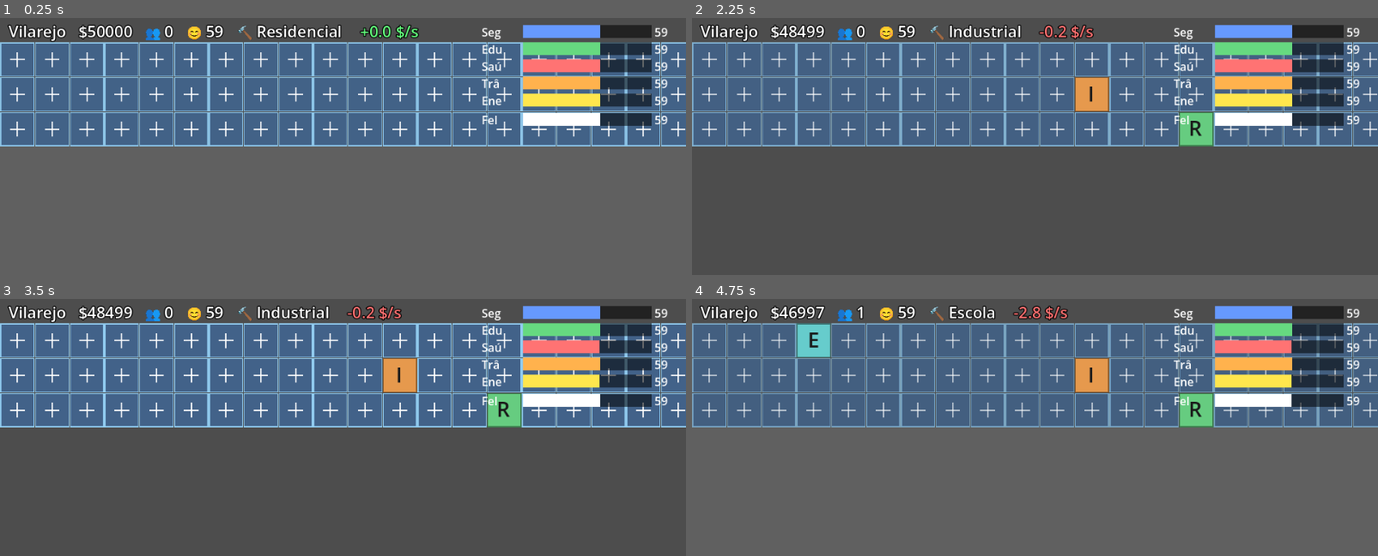
Above: before the commit, frames 1-4 (two rows, left to right).
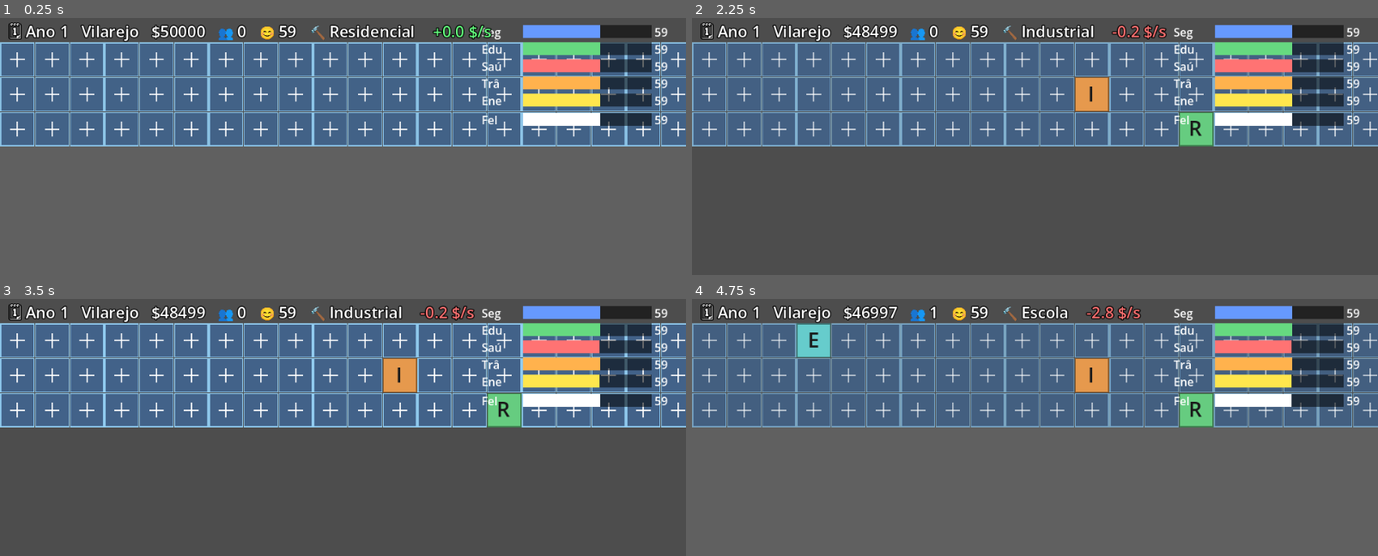
Above: after the commit, the same moments.

Repository: andrewsmedina/yourcity
Game: Godot game, scene res://scenes/main.tscn
Two runs of this game, one before a commit and one after it. Both use one fixed random seed, a clock stepped at 60 frames per second and the inputs below.
Inputs (mouse positions are in pixels of both pictures, inside the frame that each line leads up to):
- Up to frame 1 (0.25 s): no input
- Up to frame 2 (2.25 s): tap Enter at 0.5 s; move the mouse to (1185, 74) at 0.52 s; tap 1 at 0.6 s; click (1185, 74) at 0.67 s; tap Space at 0.77, 1.25 s; drag from (897, 89) to (1000, 107) at 1.27 s; move the mouse to (1103, 53) at 2.02 s; tap 3 at 2.1 s; click (1103, 53) at 2.17 s
- Up to frame 3 (3.5 s): drag from (308, 388) to (137, 345) at 2.77 s
- Up to frame 4 (4.75 s): move the mouse to (1240, 381) at 3.52 s; tap 5 at 3.6 s; click (1240, 381) at 3.67 s; tap Space at 3.77 s; drag from (829, 345) to (932, 329) at 4.27 s

The runs differ from the first frame. In frame 1, 2.4% of the frame differs, in the area x 1-72%, y 1-10%; in frame 2, 2.3%; in frame 3, 2.3%; in frame 4, 2.1%.

Commit message:
Track city age in years
Add a city calendar: CitySim accumulates elapsed time and exposes year()
and month() (1 year = 12 months = 360s, building on MONTH). Show "Ano N" in
the HUD and persist elapsed in saves. Covered by a test.

Co-Authored-By: Claude Opus 4.8 (1M context) <noreply@anthropic.com>

Diff:
--- a/scripts/hud.gd
+++ b/scripts/hud.gd
@@ -24,8 +24,8 @@
 
 func _process(_delta: float) -> void:
 	var s := City.sim
-	_label.text = "%s   $%d   👥 %d   😊 %d   🔨 %s    " % [
-		CitySim.PHASE_NAME[s.phase()],
+	_label.text = "🗓 Ano %d   %s   $%d   👥 %d   😊 %d   🔨 %s    " % [
+		s.year(), CitySim.PHASE_NAME[s.phase()],
 		int(s.money), int(s.population), int(s.happiness()),
 		CitySim.ZONE_NAME[City.selected_zone],
 	]
--- a/scripts/sim/city_sim.gd
+++ b/scripts/sim/city_sim.gd
@@ -84,6 +84,7 @@
 	Zone.ROADS: 60.0, Zone.POWER: 100.0,
 }
 const MONTH := 30.0  # seconds per in-game month
+const YEAR := MONTH * 12.0  # 1 in-game year
 
 # Build grid: 30 columns x 3 rows. Starts with one row unlocked; the rest open
 # up as population grows.
@@ -172,6 +173,7 @@
 
 var money: float
 var population: float
+var elapsed: float  # seconds the city has been running, for its age/calendar
 var revenue_per_sec: float
 var upkeep_per_sec: float
 var pop_per_sec: float
@@ -184,6 +186,7 @@
 func _init(starting_money: float = 50000.0) -> void:
 	money = starting_money
 	population = 0.0
+	elapsed = 0.0
 	for ind in INDICATORS:
 		indicators[ind] = INDICATOR_START
 	_sync_slots()
@@ -240,8 +243,17 @@
 func net_per_sec() -> float:
 	return revenue_per_sec * _revenue_factor() - upkeep_per_sec
 
+## City age in whole years (starts at Year 1).
+func year() -> int:
+	return int(elapsed / YEAR) + 1
+
+## Current month within the year (1-12).
+func month() -> int:
+	return int(elapsed / MONTH) % 12 + 1
+
 ## Advance the simulation by `delta` seconds.
 func advance(delta: float) -> void:
+	elapsed += delta
 	money += (revenue_per_sec * _revenue_factor() - upkeep_per_sec) * delta
 	population = maxf(0.0, population + pop_per_sec * _pop_factor() * delta)
 	for ind in INDICATORS:
@@ -324,6 +336,7 @@
 	return {
 		"money": money,
 		"population": population,
+		"elapsed": elapsed,
 		"slots": slots.duplicate(),
 		"indicators": inds,
 		"crises": crises,
@@ -332,6 +345,7 @@
 func from_dict(data: Dictionary) -> void:
 	money = float(data.get("money", money))
 	population = float(data.get("population", population))
+	elapsed = float(data.get("elapsed", elapsed))
 	var saved_slots = data.get("slots", null)
 	if saved_slots != null:
 		slots = []
--- a/tests/run_tests.gd
+++ b/tests/run_tests.gd
@@ -30,6 +30,7 @@
 	_test_cannot_respond_without_money()
 	_test_ignored_crime_reduces_population()
 	_test_blackout_decays_all_indicators()
+	_test_city_ages_in_years()
 	_test_phase_tracks_population()
 	_test_all_zones_unlocked_from_start()
 	_test_save_load_round_trip()
@@ -215,6 +216,13 @@
 	var drop := sec_before - sec_after
 	_expect("blackout decays all indicators faster than normal",
 		drop > CitySim.BASE_DECAY + 0.0001)
+
+func _test_city_ages_in_years() -> void:
+	var c := CitySim.new()
+	var start_year := c.year()
+	c.advance(CitySim.YEAR)  # one full year passes
+	_expect("city age advances one year per YEAR seconds",
+		start_year == 1 and c.year() == 2)
 
 func _test_phase_tracks_population() -> void:
 	var c := CitySim.new()
